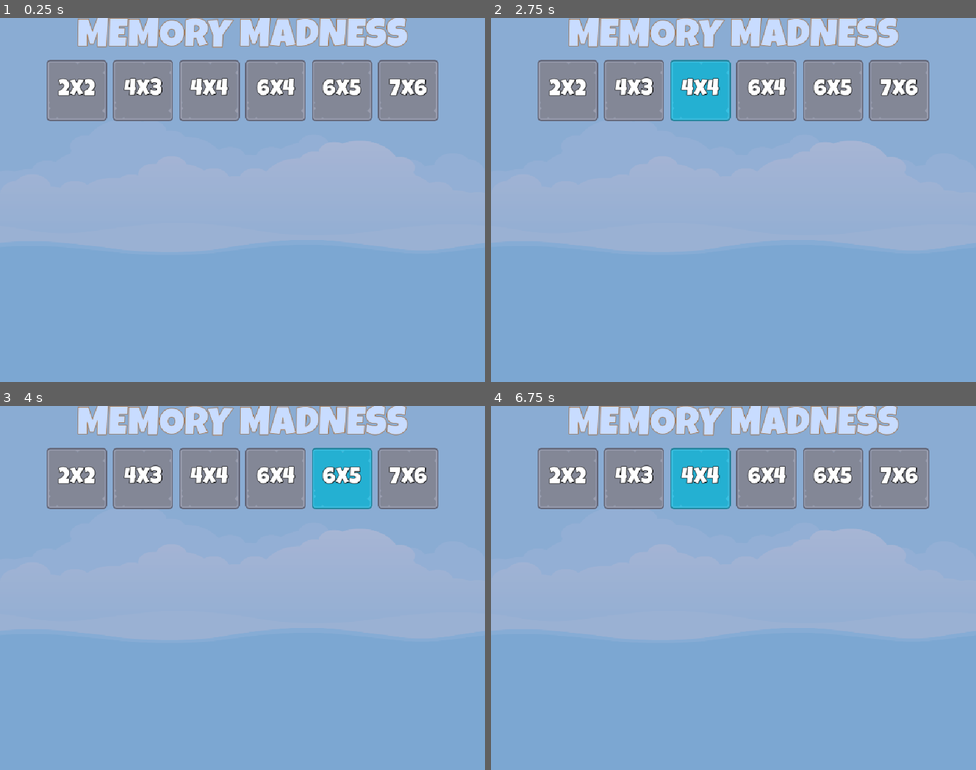
Above: before the commit, frames 1-4 (two rows, left to right).
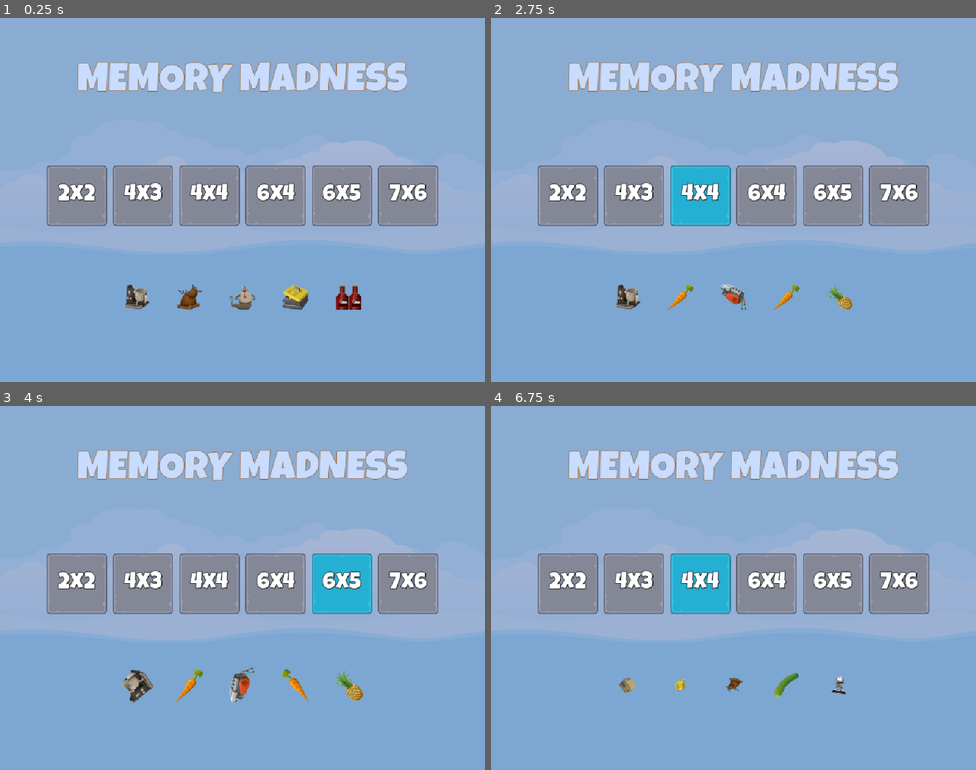
Above: after the commit, the same moments.

Repository: Sanaubia/MemoryMadness
Game: Godot game, scene res://Scenes/Master/Master.tscn
Two runs of this game, one before a commit and one after it. Both use one fixed random seed, a clock stepped at 60 frames per second and the inputs below.
Inputs:
- Up to frame 1 (0.25 s): no input
- Up to frame 2 (2.75 s): click "2x2" at 0.5 s; click "4x3" at 1.25 s; click "4x4" at 2 s
- Up to frame 3 (4 s): click "6x4" at 2.75 s; click "6x5" at 3.5 s
- Up to frame 4 (6.75 s): click "7x6" at 4.25 s; click "2x2" at 5 s; click "4x3" at 5.75 s; click "4x4" at 6.5 s

The runs differ from the first frame. In frame 1, 31% of the frame differs, in the area x 9-91%, y 0-81%; in frame 2, 30%; in frame 3, 31%; in frame 4, 30%.

Commit message:
Front sprite and tweens

Diff:
--- /dev/null
+++ b/Scenes/FrontSprite/FrontSprite.gd
@@ -0,0 +1,28 @@
+extends TextureRect
+
+const SCALE_SMALL: Vector2 = Vector2(0.1, 0.1)
+const SCALE_NORMAL: Vector2 = Vector2(1.0, 1.0)
+const SCALE_TIME: float = 1.5
+
+# Called when the node enters the scene tree for the first time.
+func _ready() -> void:
+	set_random_image()
+	run_me()
+
+func set_random_image() -> void:
+	texture = ImageManager.get_random_item_image()
+
+func get_random_spin_time() -> float:
+	return randf_range(1.0, 2.0)
+
+func get_random_rotation() -> float:
+	return deg_to_rad(randf_range(-360, 360))
+
+func run_me() -> void:
+	var tween: Tween = create_tween()
+	#tween.set_loops()
+	tween.tween_property(self, "scale", SCALE_SMALL,SCALE_TIME)
+	tween.tween_callback(set_random_image)
+	tween.tween_property(self, "scale", SCALE_NORMAL,SCALE_TIME)
+	tween.tween_property(self, "rotation", get_random_rotation(),get_random_spin_time())
+	tween.tween_callback(run_me)
--- /dev/null
+++ b/Scenes/FrontSprite/FrontSprite.tscn
@@ -0,0 +1,22 @@
+[gd_scene load_steps=3 format=3 uid="uid://5qajobk01tr2"]
+
+[ext_resource type="Texture2D" uid="uid://clf3bsqmxlcfy" path="res://assets/glitch/bag_moving_box.png" id="1_dw5qn"]
+[ext_resource type="Script" uid="uid://m7dijikhy7rl" path="res://Scenes/FrontSprite/FrontSprite.gd" id="2_g3sii"]
+
+[node name="FrontSprite" type="TextureRect"]
+anchors_preset = 8
+anchor_left = 0.5
+anchor_top = 0.5
+anchor_right = 0.5
+anchor_bottom = 0.5
+offset_left = -32.0
+offset_top = -32.0
+offset_right = 32.0
+offset_bottom = 32.0
+grow_horizontal = 2
+grow_vertical = 2
+pivot_offset = Vector2(32, 32)
+size_flags_horizontal = 4
+size_flags_vertical = 4
+texture = ExtResource("1_dw5qn")
+script = ExtResource("2_g3sii")
--- a/Scenes/Main/Main.tscn
+++ b/Scenes/Main/Main.tscn
@@ -1,7 +1,8 @@
-[gd_scene load_steps=3 format=3 uid="uid://dwxrys4ct1nbi"]
+[gd_scene load_steps=4 format=3 uid="uid://dwxrys4ct1nbi"]
 
 [ext_resource type="LabelSettings" uid="uid://bfei3jk0n3bqm" path="res://Resources/TitleLabel_84.tres" id="1_p8rbg"]
 [ext_resource type="PackedScene" uid="uid://bee6q1jp78grj" path="res://Scenes/LevelButton/LevelButton.tscn" id="2_qtv3y"]
+[ext_resource type="PackedScene" uid="uid://5qajobk01tr2" path="res://Scenes/FrontSprite/FrontSprite.tscn" id="3_cmk6n"]
 
 [node name="Main" type="Control"]
 layout_mode = 3
@@ -22,11 +23,22 @@
 
 [node name="VBoxContainer" type="VBoxContainer" parent="."]
 layout_mode = 1
-anchors_preset = 15
-anchor_right = 1.0
-anchor_bottom = 1.0
+anchors_preset = 8
+anchor_left = 0.5
+anchor_top = 0.5
+anchor_right = 0.5
+anchor_bottom = 0.5
+offset_left = -414.0
+offset_top = -354.5
+offset_right = 414.0
+offset_bottom = 354.5
 grow_horizontal = 2
 grow_vertical = 2
+theme_override_constants/separation = 0
+
+[node name="Spacer2" type="Control" parent="VBoxContainer"]
+custom_minimum_size = Vector2(0, 64)
+layout_mode = 2
 
 [node name="TilteLabel" type="Label" parent="VBoxContainer"]
 layout_mode = 2
@@ -35,6 +47,10 @@
 label_settings = ExtResource("1_p8rbg")
 horizontal_alignment = 1
 vertical_alignment = 1
+
+[node name="Spacer4" type="Control" parent="VBoxContainer"]
+custom_minimum_size = Vector2(0, 132)
+layout_mode = 2
 
 [node name="HBoxContainerLevels" type="HBoxContainer" parent="VBoxContainer"]
 layout_mode = 2
@@ -65,6 +81,31 @@
 layout_mode = 2
 level_number = 6
 
+[node name="Spacer" type="Control" parent="VBoxContainer"]
+layout_mode = 2
+size_flags_vertical = 3
+
 [node name="HBoxContainerSprites" type="HBoxContainer" parent="VBoxContainer"]
 layout_mode = 2
-size_flags_vertical = 8
+size_flags_horizontal = 4
+size_flags_vertical = 4
+theme_override_constants/separation = 48
+
+[node name="FrontSprite" parent="VBoxContainer/HBoxContainerSprites" instance=ExtResource("3_cmk6n")]
+layout_mode = 2
+
+[node name="FrontSprite2" parent="VBoxContainer/HBoxContainerSprites" instance=ExtResource("3_cmk6n")]
+layout_mode = 2
+
+[node name="FrontSprite3" parent="VBoxContainer/HBoxContainerSprites" instance=ExtResource("3_cmk6n")]
+layout_mode = 2
+
+[node name="FrontSprite4" parent="VBoxContainer/HBoxContainerSprites" instance=ExtResource("3_cmk6n")]
+layout_mode = 2
+
+[node name="FrontSprite5" parent="VBoxContainer/HBoxContainerSprites" instance=ExtResource("3_cmk6n")]
+layout_mode = 2
+
+[node name="Spacer3" type="Control" parent="VBoxContainer"]
+layout_mode = 2
+size_flags_vertical = 3
Not shown, added: Scenes/FrontSprite/FrontSprite.gd.uid
